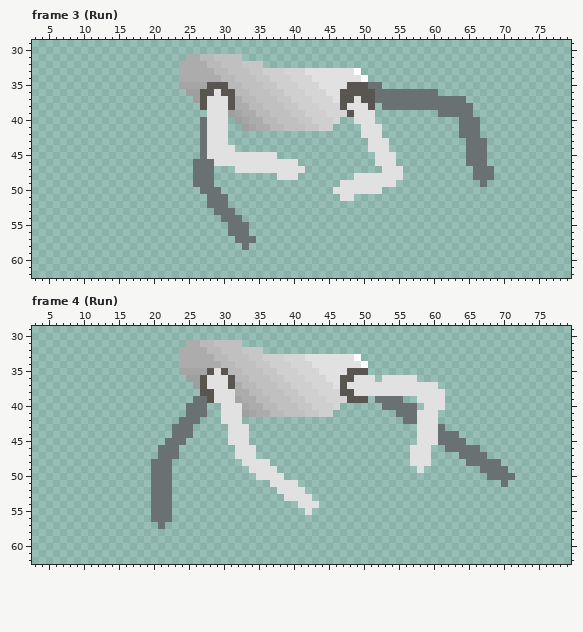
A pixel-art file gets an edit: Sprites/Pawns/Pawn_09/horse_legs.aseprite. The first picture shows the starting point.
80x64 pixels, 29 frames. Colours within 5 levels of each other are drawn and written as one. Shown: frame 3 (Run): x 3..79, y 29..62; frame 4 (Run): x 3..79, y 29..62. The commit also changed other frames, which this record leaves out.
Now the later version:
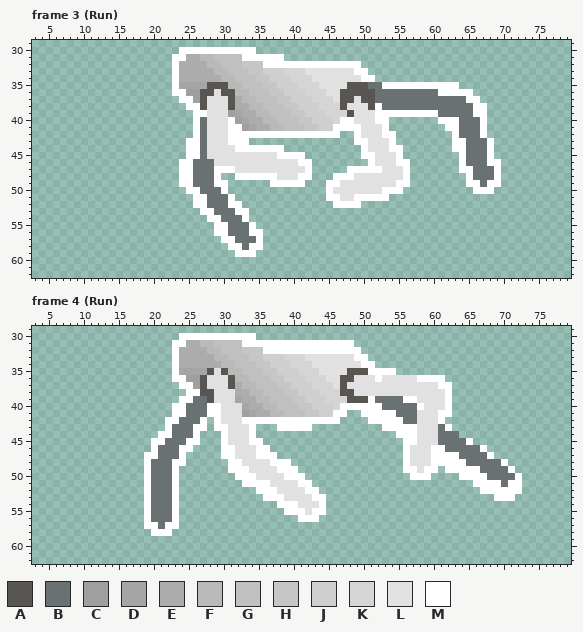
Palette (. is transparent): A #595652  B #6a7173  C #9f9f9f  D #a5a5a5  E #acacac  F #b9b9b9  G #c0c0c0  H #c6c6c6  J #cfcfcf  K #d5d5d5  L #e1e1e1  M #ffffff
Diff:
layer "Layer 4" added
Changed rows in their new state; - is an unchanged pixel.
Frame 3 (Run), layer "Layer 4":
first column x 23:
30 -MMMMMMMMMMM-----------------------------------
31 MM--------MMMMMM-------------------------------
32 M------------MMMMMMMMMMMMMM--------------------
33 M--------------------------M-------------------
34 M---------------------------M------------------
35 M-----------------------------MMMMMMMMMMM------
36 MM------------------------------------MMMMM----
37 -MM---------------------------------------MM---
38 --MM-------------------------M-------------MM--
39 ---MM------------------------MMMMMMMMM-----MM--
40 ---M----M---------------MM---MM-------MMM---M--
41 ---M----MM-------------MMMM---M--------MM---M--
42 ---M----MMMMMMMMMMMMMMMM--M---MM--------M---M--
43 --MM----MMM---------------MM---M--------MM---M-
44 --MM-----MMMMMMM-----------M---MM-------MM---M-
45 --MM-----------MMMM--------MM---M--------M---M-
46 -MM---------------MM--------M---MM-------M---MM
47 -MM---MMM----------M-----MMMMM---M-------MM---M
48 -MM---M--MMMMMM---MM---MMM-------M--------M---M
49 -MM---MM------MMMMM---MM--------MM--------MM-MM
50 --MM---M--------------M-------MMM----------MMM-
51 ---MM---M-------------MM--MMMMM----------------
52 ---MM---MM-------------MMMM--------------------
53 ----MM---MM------------------------------------
54 -----MM---M------------------------------------
55 ------MM---M-----------------------------------
56 ------MM---MM----------------------------------
57 -------MM---M----------------------------------
58 --------MM-MM----------------------------------
59 ---------MMM-----------------------------------
Frame 4 (Run), layer "Layer 4":
first column x 19:
30 -----MMMMMMMMMMM--------------------------------------
31 ----MM--------MMMMMMMMMMMMMMMM------------------------
32 ----M------------MMMMMMMMMMMMMM-----------------------
33 ----M--------------------------M----------------------
34 ----M---------------------------M---------------------
35 ----M---------------------------MMMM------------------
36 ----MM---------------------------M-----MMMM-----------
37 -----MM-----------------------------------MM----------
38 ------MM-----------------------------------M----------
39 -----MM-------------------------M----MM----M----------
40 ----MM---MM-----------------MMMMMM-----M---M----------
41 ----MM---MM----------------MM--MMMMM------MM----------
42 ---MM---M-M---MMMMMMMMMMMMMM----MMMMM-----M-----------
43 ---M---MM-MM---M---MMMMM----------MMMMM----M----------
44 --MM---M---M---M--------------------MMM---------------
45 -MM---MM---M---MM--------------------MM-------M-------
46 -M---MM----MM---MM-------------------M---MM-----M-----
47 MM---M-----MM---MMM------------------M---MMMM----M----
48 M---MM------MM----MMM----------------M---MMMMM-----M--
49 M---M-------MMM----MMM---------------MM-MM-MMMMM----M-
50 M---M--------MMM----MMM---------------MMM----MMMM----M
51 M---M---------MMMM----MM-----------------------MMMM-MM
52 M---M-----------MMM----MM-----------------------MMMMMM
53 M---M------------MMM----MM------------------------MMM-
54 M---M--------------MMM---M----------------------------
55 M---M---------------MMM-MM----------------------------
56 M---M-----------------MMM-----------------------------
57 MM-MM-------------------------------------------------
58 -MMM--------------------------------------------------
Where, in picture pixels (left, top, right, bottom), the same in both pictures:
added: (172, 47, 501, 257)
added: (144, 333, 522, 536)
